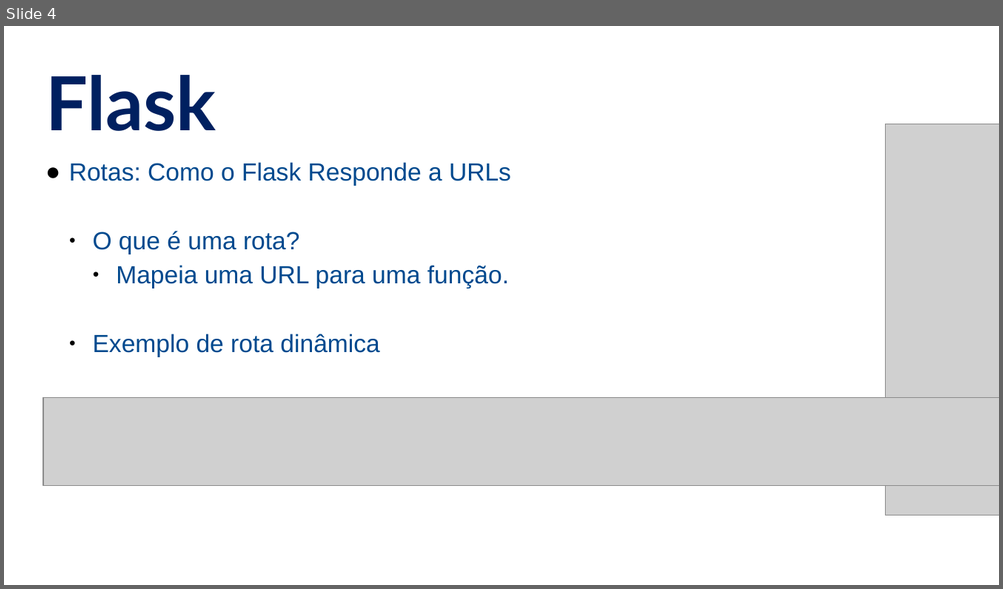
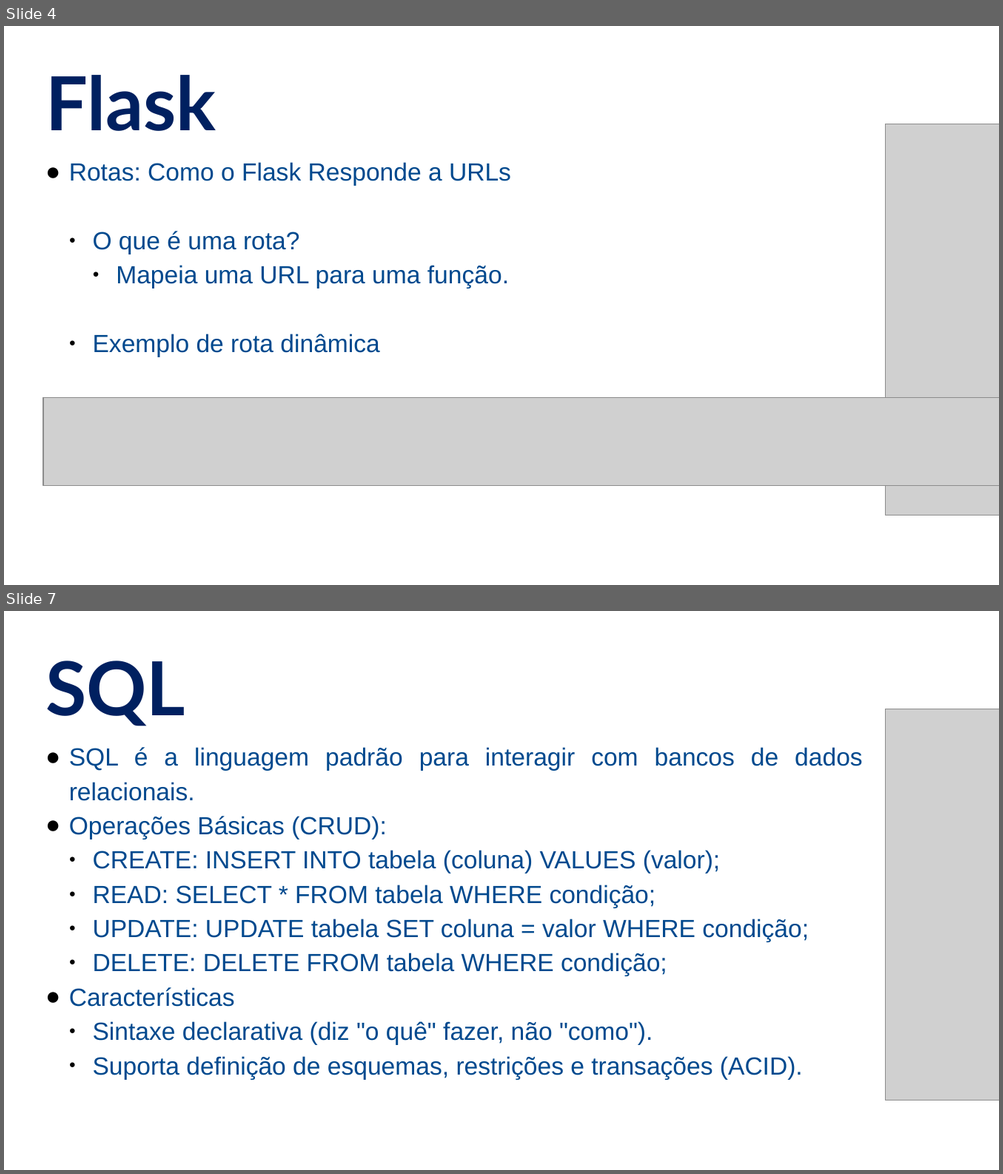
Before and after one commit to alandsilvasouza/PY2, a slide deck: aula11/Aula11.pptx. Shown one above the other, each under a label of ours: slide 4 before the commit, slides 4 and 7 after it; the slides between them are not shown. The pictures are 1003x589 and 1003x1174 pixels, drawn with LibreOffice and Linux fonts; fonts in the diff are those of the drawing; grey boxes stand for pictures. Boxes give left, top, right and bottom in pixels: in the first picture for what was removed or moved away, otherwise in the second. Text is boxed around its words. In the diff, an @@ line names an element or a change of style, - is before the commit and + after.

```diff
--- a/aula11/Aula11.pptx
+++ b/aula11/Aula11.pptx
@@ slide 7 added at box(4, 611, 999, 1170), background #FFFFFF @@
@@ text added at box(45, 661, 185, 726), 54 pt, text #002060, bold @@
+SQL
@@ picture added at box(885, 709, 999, 1102) @@
@@ text added at box(69, 747, 862, 1079), 18 pt, text #01498E @@
+● SQL é a linguagem padrão para interagir com bancos de dados relacionais.
+● Operações Básicas (CRUD):
+  ● CREATE: INSERT INTO tabela (coluna) VALUES (valor);
+  ● READ: SELECT * FROM tabela WHERE condição;
+  ● UPDATE: UPDATE tabela SET coluna = valor WHERE condição;
+  ● DELETE: DELETE FROM tabela WHERE condição;
+● Características
+  ● Sintaxe declarativa (diz "o quê" fazer, não "como").
+  ● Suporta definição de esquemas, restrições e transações (ACID).
```
Also in this commit, not shown: 4 other slides added, 37 slides removed, 3 other files.
